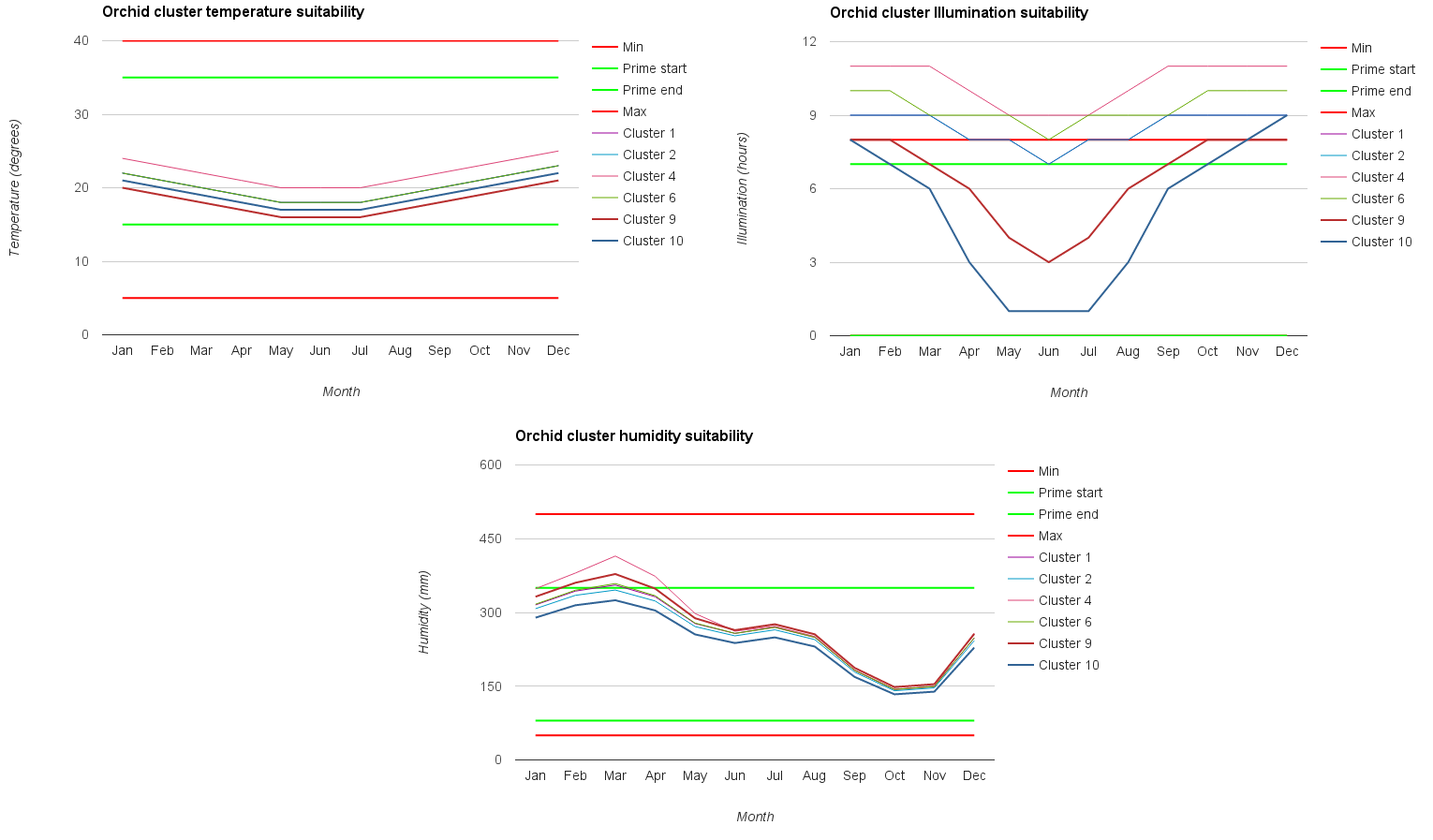
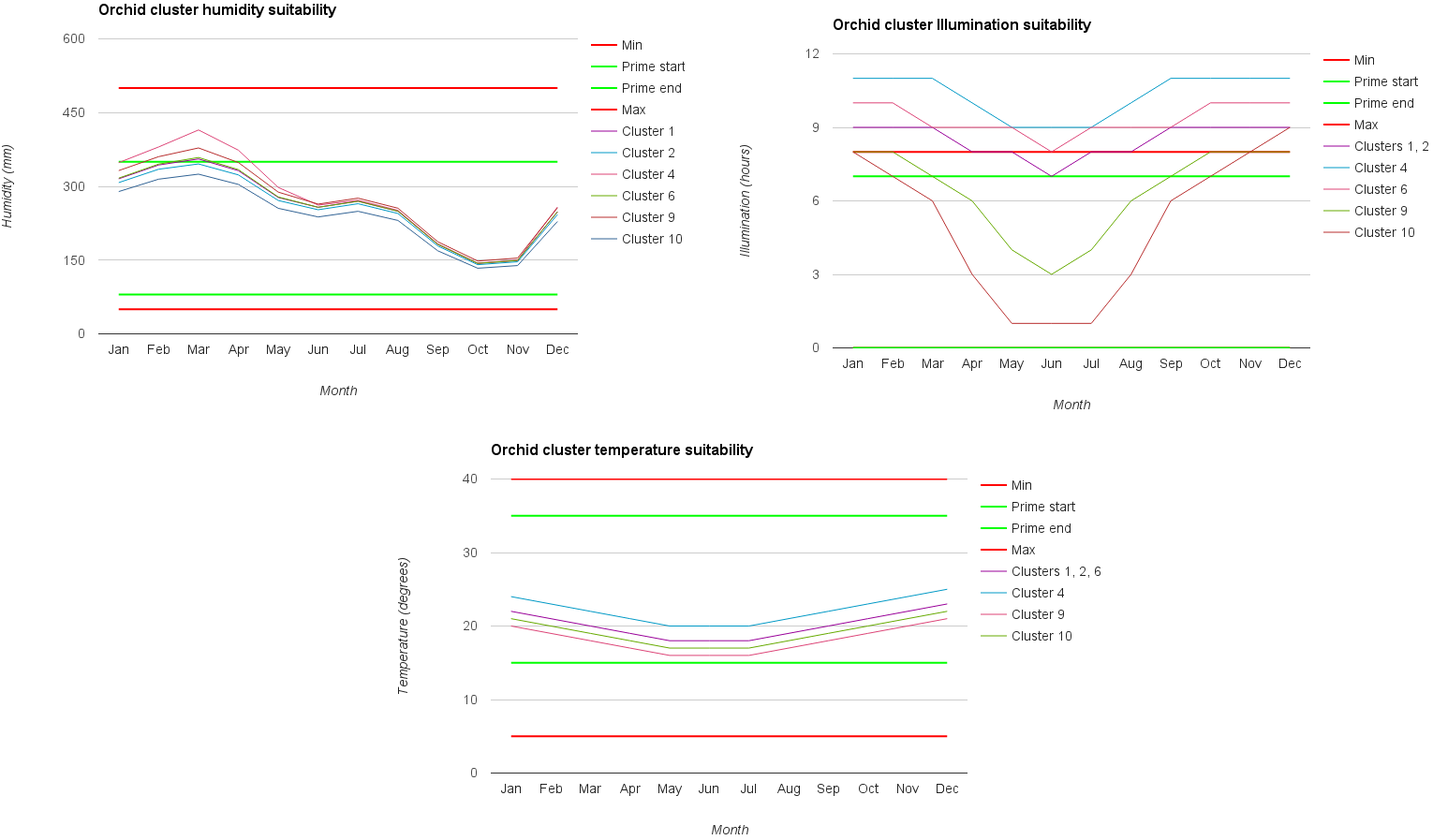
Comparing the layer stacks of the two w=1433, h=840 images. Changes:
moved "illum.png" above "hum.png", painted on it over [681, 6, 1428, 440]
renamed "temp.png" to "hum.png", painted on it over [1, 3, 687, 397]
renamed "hum.png" to "temp.png", painted on it over [342, 385, 1103, 835]
